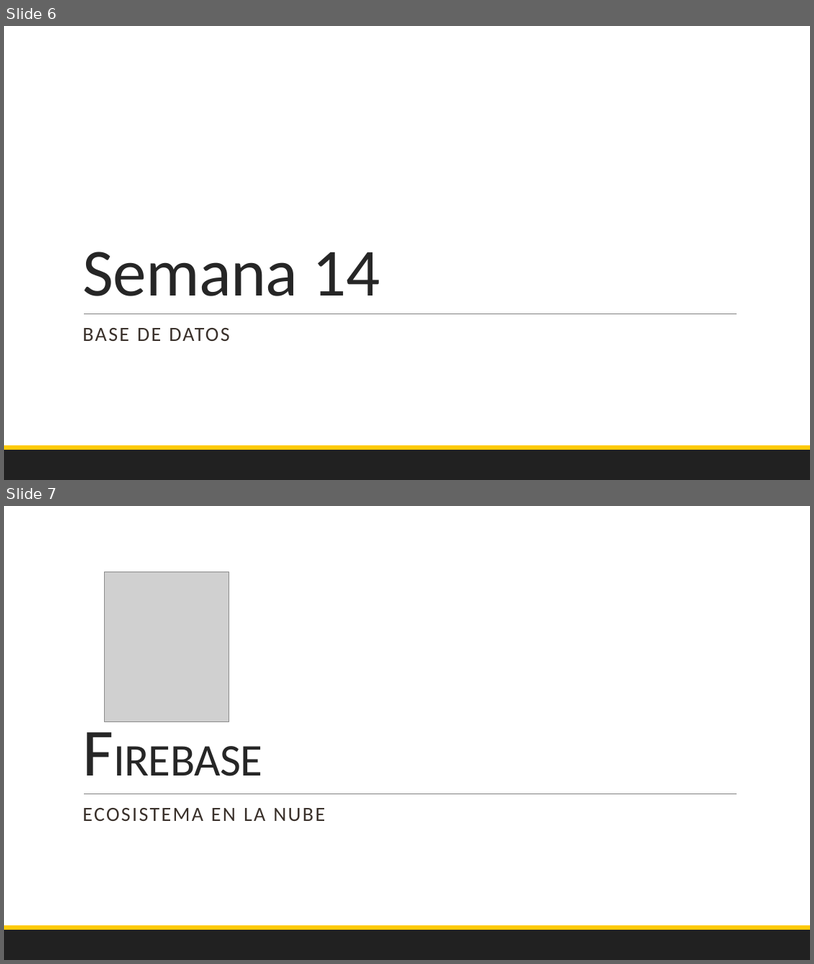
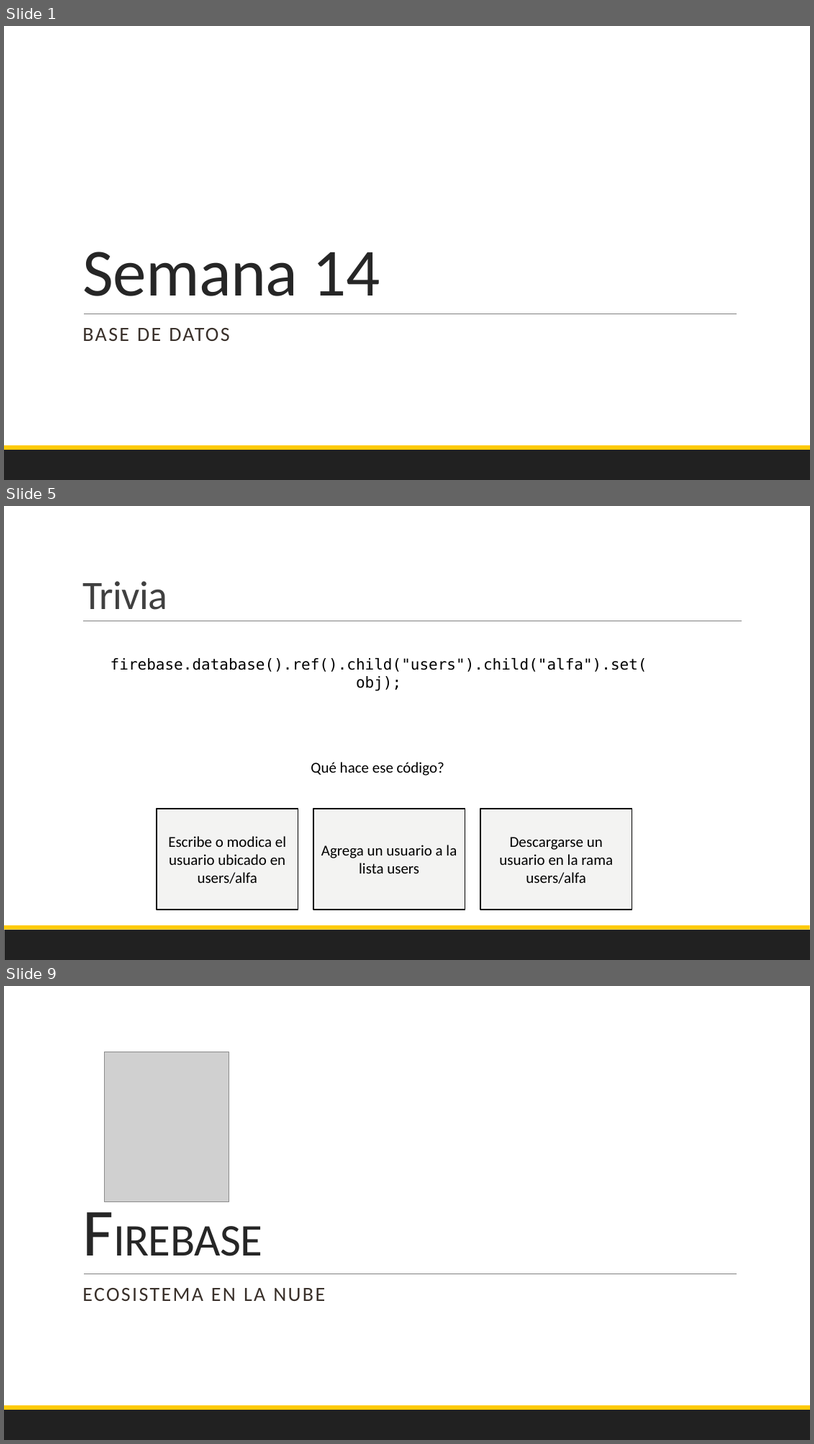
Before and after one commit to Domiciano/EcoApp201, a slide deck: Semana 14/PresentacionMartes.pptx. Shown one above the other, each under a label of ours: slides 6 and 7 before the commit, slides 1, 5 and 9 after it; the slides between them are not shown. The pictures are 814x964 and 814x1444 pixels, drawn with LibreOffice and Linux fonts; fonts in the diff are those of the drawing; grey boxes stand for pictures. Boxes give left, top, right and bottom in pixels: in the first picture for what was removed or moved away, otherwise in the second. Text is boxed around its words. In the diff, an @@ line names an element or a change of style, - is before the commit and + after.

```diff
--- a/Semana 14/PresentacionMartes.pptx
+++ b/Semana 14/PresentacionMartes.pptx
@@ slide 5 added at (x1=4, y1=506, x2=810, y2=960), background #FFFFFF; not listed: 2 template elements that a slide beside it also shows @@
@@ title added at (x1=82, y1=581, x2=167, y2=610), 48 pt, text #404040 @@
+Trivia
@@ line added from (83, 621) to (743, 621), #808080 0.5 pt @@
@@ text added at (x1=111, y1=658, x2=648, y2=691), 18 pt, text #000000 @@
+firebase.database().ref().child("users").child("alfa").set(obj);
@@ text added at (x1=311, y1=762, x2=445, y2=775), 18 pt, text #000000 @@
+Qué hace ese código?
@@ rectangle added at (x1=157, y1=808, x2=298, y2=909), fill #F3F3F2, outline #000000 1.25 pt, 18 pt, text #000000 @@
+Escribe o modica el usuario ubicado en users/alfa
@@ rectangle added at (x1=314, y1=808, x2=466, y2=909), fill #F3F3F2, outline #000000 1.25 pt, 18 pt, text #000000 @@
+Agrega un usuario a la lista users
@@ rectangle added at (x1=481, y1=808, x2=633, y2=909), fill #F3F3F2, outline #000000 1.25 pt, 18 pt, text #000000 @@
+Descargarse un usuario en la rama users/alfa
@@ what was slide 6 is now slide 1 @@
@@ what was slide 7 is now slide 9 @@
```
Also in this commit, not shown: 6 other slides added, 5 slides removed, 3 other files.
